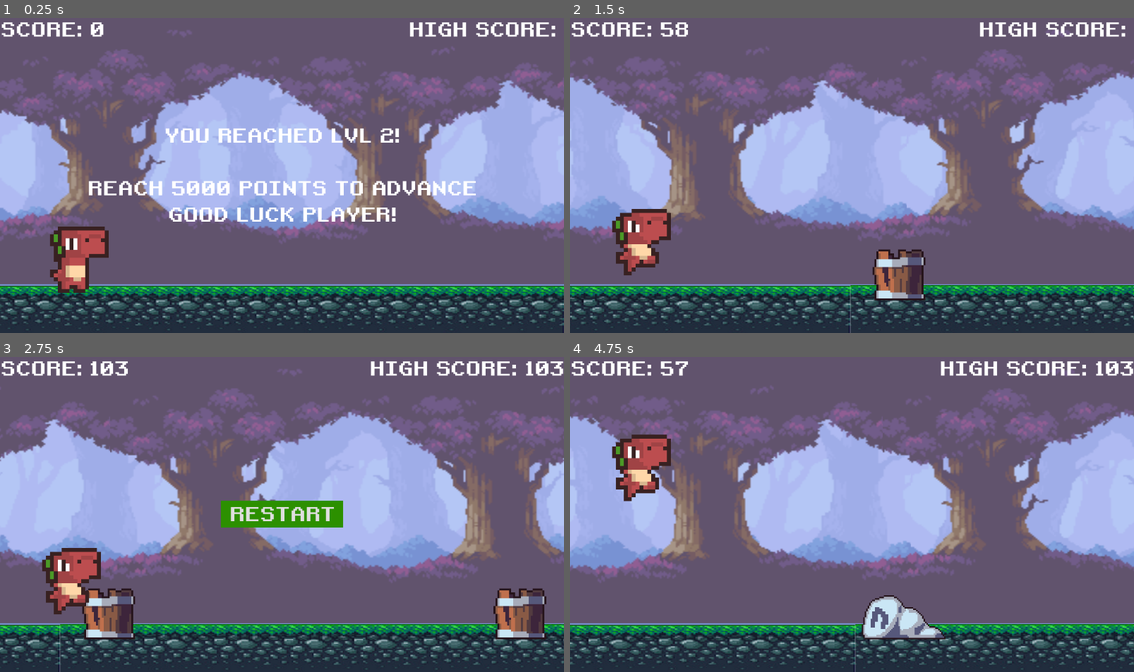
Above: before the commit, frames 1-4 (two rows, left to right).
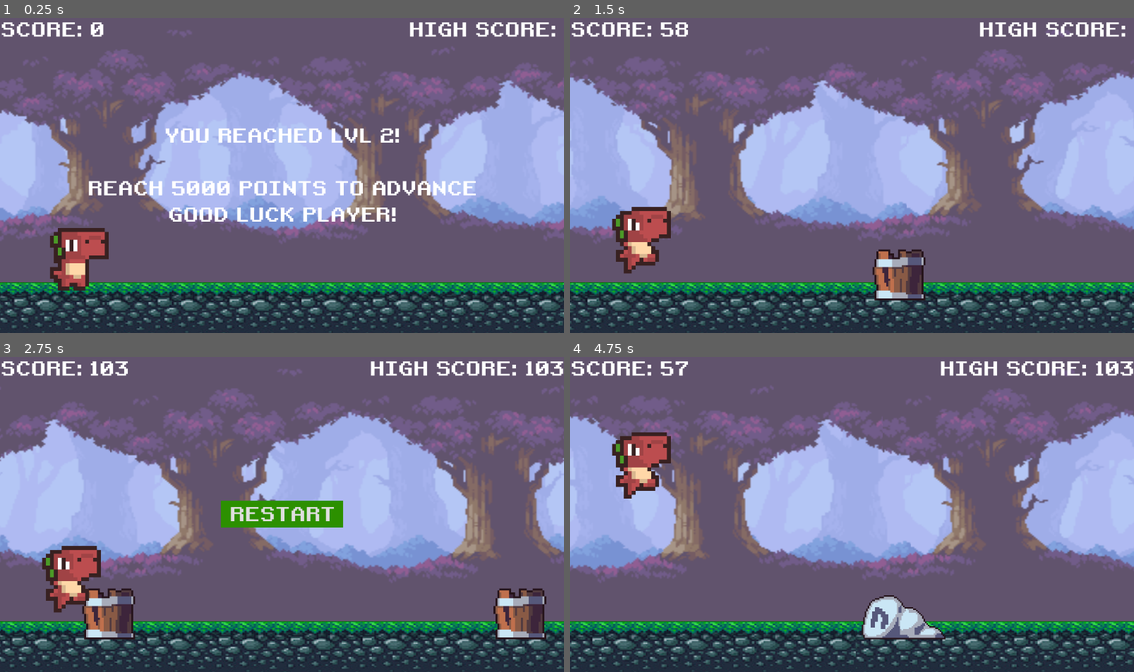
Above: after the commit, the same moments.

Repository: teachermanjeff/redplatformer2025
Game: Godot game, scene res://scenes/lvl2.tscn
Two runs of this game, one before a commit and one after it. Both use one fixed random seed, a clock stepped at 60 frames per second and the inputs below. This scene is started directly instead of the project's main scene.
Inputs:
- Up to frame 1 (0.25 s): no input
- Up to frame 2 (1.5 s): tap Enter (ui_accept) at 0.5 s; tap Space (jump) at 0.77 s
- Up to frame 3 (2.75 s): tap Space (jump) at 1.52 s; hold Down (ui_down) from 2.03 s (still down)
- Up to frame 4 (4.75 s): release Down (ui_down) at 2.75 s; click "RESTART" at 2.75 s; tap Space (jump) at 3.77, 4.52 s

The runs differ from the first frame. In frame 1, 7.8% of the frame differs, in the area x 0-100%, y 66-100%; in frame 2, 7.9%, in the area x 0-100%, y 59-100%; in frame 3, 7.6%; in frame 4, 7.9%.

Commit message:
add the level 2

Diff:
--- a/scenes/lvl2.tscn
+++ b/scenes/lvl2.tscn
@@ -44,23 +44,24 @@
 [node name="Ground" parent="." instance=ExtResource("3_g6uqv")]
 
 [node name="Sprite2D" parent="Ground" index="0"]
-scale = Vector2(2.63098, 1.38889)
+position = Vector2(-1, 544)
+scale = Vector2(2.6697, 1.68056)
 texture = ExtResource("7_c8sub")
 
 [node name="CollisionShape2D" parent="Ground" index="1"]
-position = Vector2(1143, 599.5)
+position = Vector2(1318, 1196)
 
 [node name="CollisionShape2D2" type="CollisionShape2D" parent="Ground"]
-position = Vector2(1143, 599.5)
+position = Vector2(894, 1157)
 shape = SubResource("RectangleShape2D_te2nw")
 
 [node name="CollisionShape2D3" type="CollisionShape2D" parent="Ground"]
-position = Vector2(1152, 603)
+position = Vector2(1148, 595)
 shape = SubResource("RectangleShape2D_te2nw")
 
 [node name="Sprite2D2" type="Sprite2D" parent="Ground"]
-position = Vector2(1723.63, 601.75)
-scale = Vector2(2.59966, 1.42361)
+position = Vector2(1740, 604.375)
+scale = Vector2(2.6697, 1.68403)
 texture = ExtResource("7_c8sub")
 
 [node name="Dino" parent="." instance=ExtResource("4_hnnuc")]
--- a/scenes/main.gd
+++ b/scenes/main.gd
@@ -139,7 +139,7 @@
 		$HUD.get_node("HighScoreLabel").text = "HIGH SCORE: " + str(high_score / SCORE_MODIFIER)
 
 func change_map():
-	if score > 25000:
+	if score > 2500:
 		get_tree().change_scene_to_file("res://scenes/lvl2.tscn")
 
 func adjust_difficulty():
--- a/scenes/main.tscn
+++ b/scenes/main.tscn
@@ -16,6 +16,7 @@
 [node name="Bg" parent="." instance=ExtResource("1_qy3kl")]
 
 [node name="Ground" parent="." instance=ExtResource("2_qu4oq")]
+position = Vector2(-4, -3)
 
 [node name="Dino" parent="." instance=ExtResource("3_l41lx")]
 position = Vector2(153, 489)
